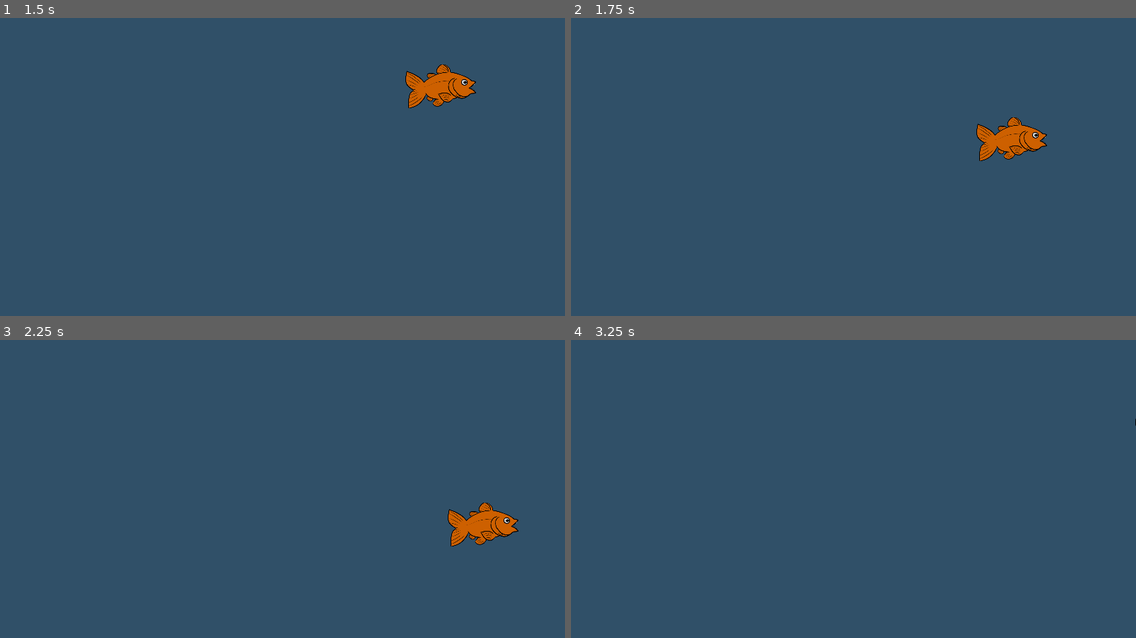
Above: before the commit, frames 1-4 (two rows, left to right).
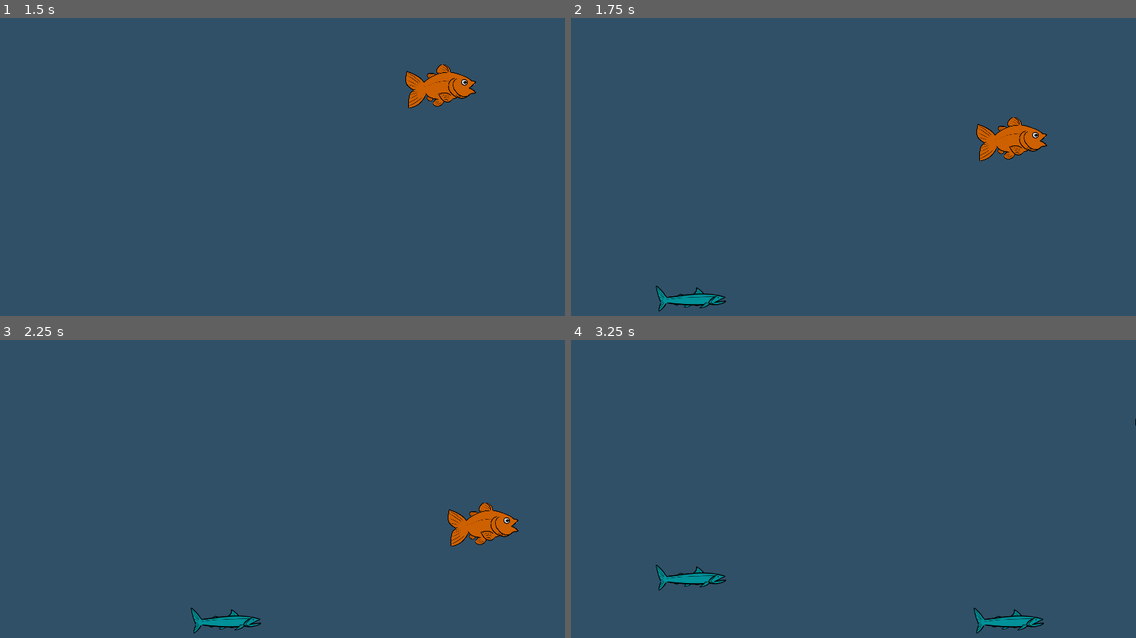
Above: after the commit, the same moments.

Repository: CatNine9/FishGame
Game: Godot game, scene res://Levels/Main.tscn
Same seed, same stepped clock (60 frames per second), same inputs: the game is played once before the commit and once after it.
Inputs:
- Up to frame 1 (1.5 s): tap Enter at 0.5 s; hold Right (ui_right) 0.53-1.28 s; hold Down (ui_down) from 1.28 s (still down)
- Up to frame 2 (1.75 s): keep holding Down (ui_down)
- Up to frame 3 (2.25 s): release Down (ui_down) at 2.03 s; hold Right (ui_right) from 2.03 s (still down)
- Up to frame 4 (3.25 s): release Right (ui_right) at 2.78 s; hold Up (ui_up) from 2.78 s (still down)

Frame 1 is identical in both runs. In frame 2, 0.5% of the frame differs, in the area x 15-28%, y 89-99%; in frame 3, 0.5%; in frame 4, 1.0%, in the area x 15-84%, y 75-99%.

Commit message:
Enemies now spawn at 1.5 s interval in random positions.
Enemies now spawn at 1.5 s interval in random positions.

Bug: Some spawn attempts fail.

Diff:
--- a/FishGame/Fish/Enemy.gd
+++ b/FishGame/Fish/Enemy.gd
@@ -9,9 +9,9 @@
 
 func _ready():
 	if spawn_side == 0:
-		position.x = 0
+		position.x = 100
 	elif spawn_side == 1:
-		position.x = 800
+		position.x = 700
 		sprite.flip_h = true
 	else:
 		print("Spawn side not ready.")
@@ -25,5 +25,5 @@
 		velocity.x = 0
 	move_and_slide()
 
-	if position.x < 0 or position.x > 800:
+	if position.x < -200 or position.x > 1000:
 		queue_free()
--- a/FishGame/Levels/Main.gd
+++ b/FishGame/Levels/Main.gd
@@ -1,15 +1,19 @@
 extends Node
 
-
+@onready var enemy_spawn_delay = $EnemySpawnDelay
 
 var number_of_child_nodes = null
 
 
 func _ready():
 	spawn_enemy()
+	enemy_spawn_delay.start()
 
 func _process(delta):
 	pass
+
+func _on_enemy_spawn_delay_timeout():
+	spawn_enemy()
 
 func spawn_enemy():
 	var random_side_value = randi() % 2
--- a/FishGame/Levels/Main.tscn
+++ b/FishGame/Levels/Main.tscn
@@ -8,3 +8,8 @@
 
 [node name="Player" parent="." instance=ExtResource("1_cvetj")]
 position = Vector2(399, 180)
+
+[node name="EnemySpawnDelay" type="Timer" parent="."]
+wait_time = 1.5
+
+[connection signal="timeout" from="EnemySpawnDelay" to="." method="_on_enemy_spawn_delay_timeout"]
